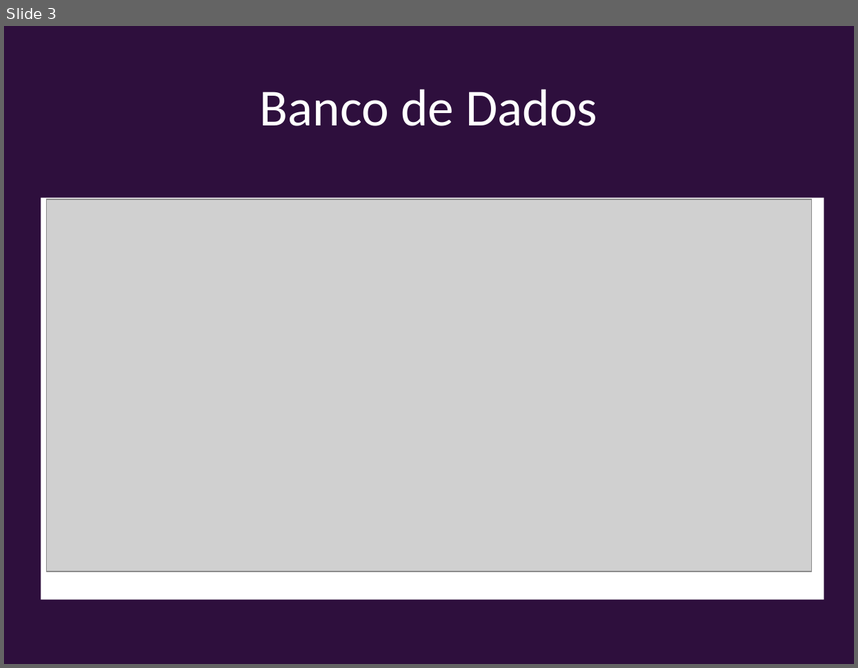
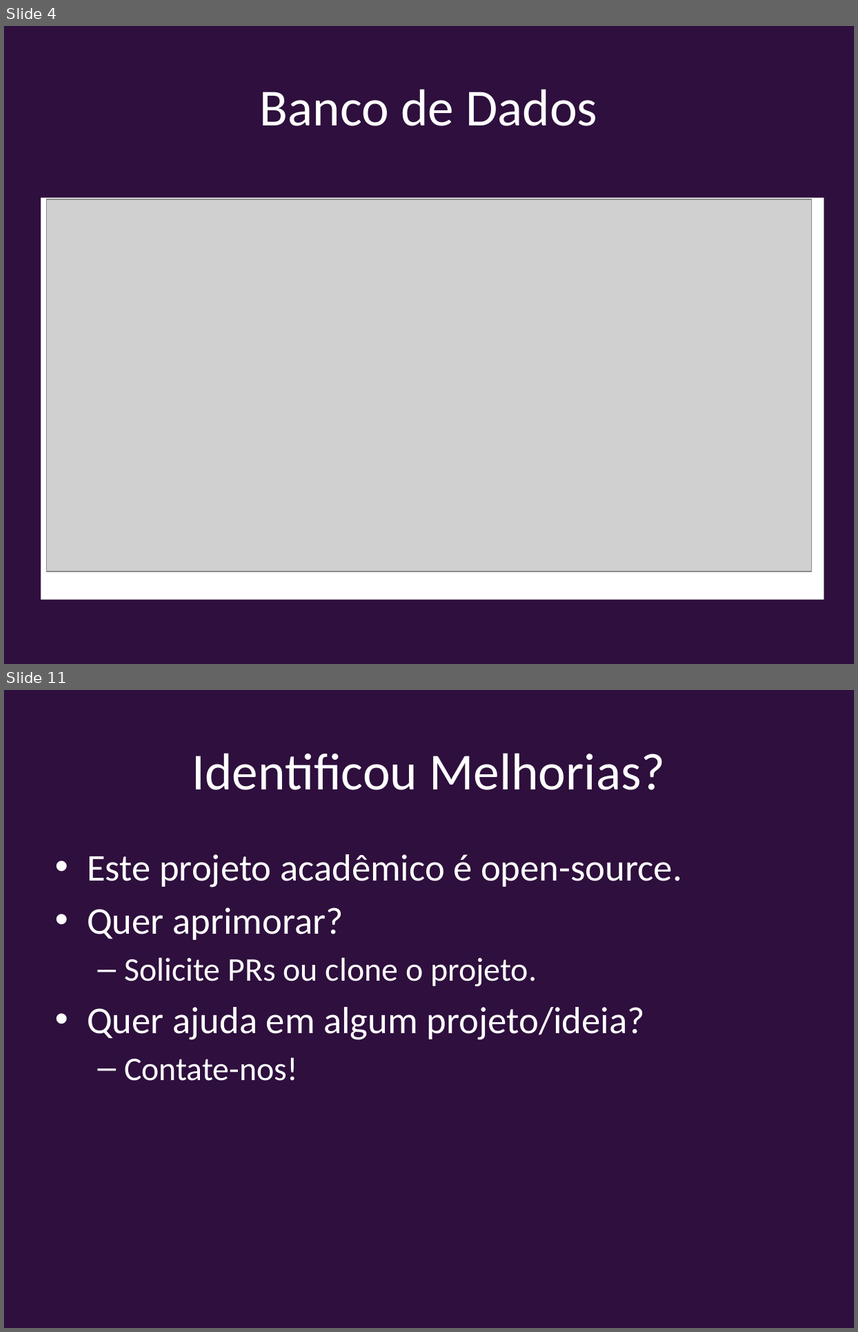
Before and after one commit to MarcDevGuy127/cinema, a slide deck: Slides.pptx. Shown one above the other, each under a label of ours: slide 3 before the commit, slides 4 and 11 after it; the slides between them are not shown. The pictures are 858x668 and 858x1332 pixels, drawn with LibreOffice and Linux fonts; fonts in the diff are those of the drawing; grey boxes stand for pictures. Boxes give left, top, right and bottom in pixels: in the first picture for what was removed or moved away, otherwise in the second. Text is boxed around its words. In the diff, an @@ line names an element or a change of style, - is before the commit and + after.

```diff
--- a/Slides.pptx
+++ b/Slides.pptx
@@ slide 11 added at [4, 690, 854, 1328], background #2E0F3D @@
@@ title added at [192, 753, 665, 790], 44 pt, text #FFFFFF @@
+Identificou Melhorias?
@@ text added at [87, 854, 682, 1081], 32 pt, text #FFFFFF @@
+• Este projeto acadêmico é open-source.
+• Quer aprimorar?
+  – Solicite PRs ou clone o projeto.
+• Quer ajuda em algum projeto/ideia?
+  – Contate-nos!
@@ what was slide 3 is now slide 4 @@
```
Also in this commit, not shown: 2 slides changed, 6 other slides added, 1 slide removed.
